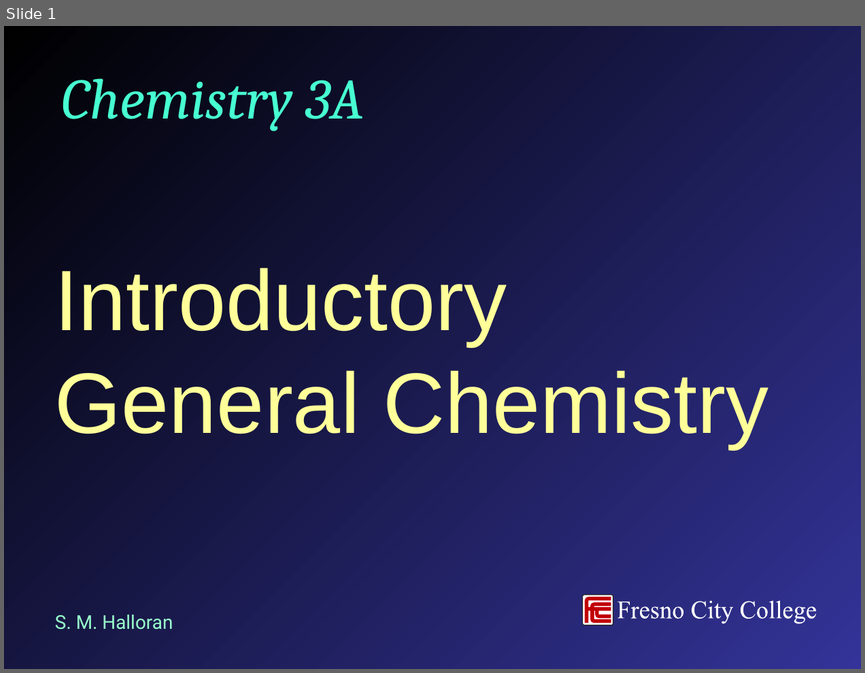
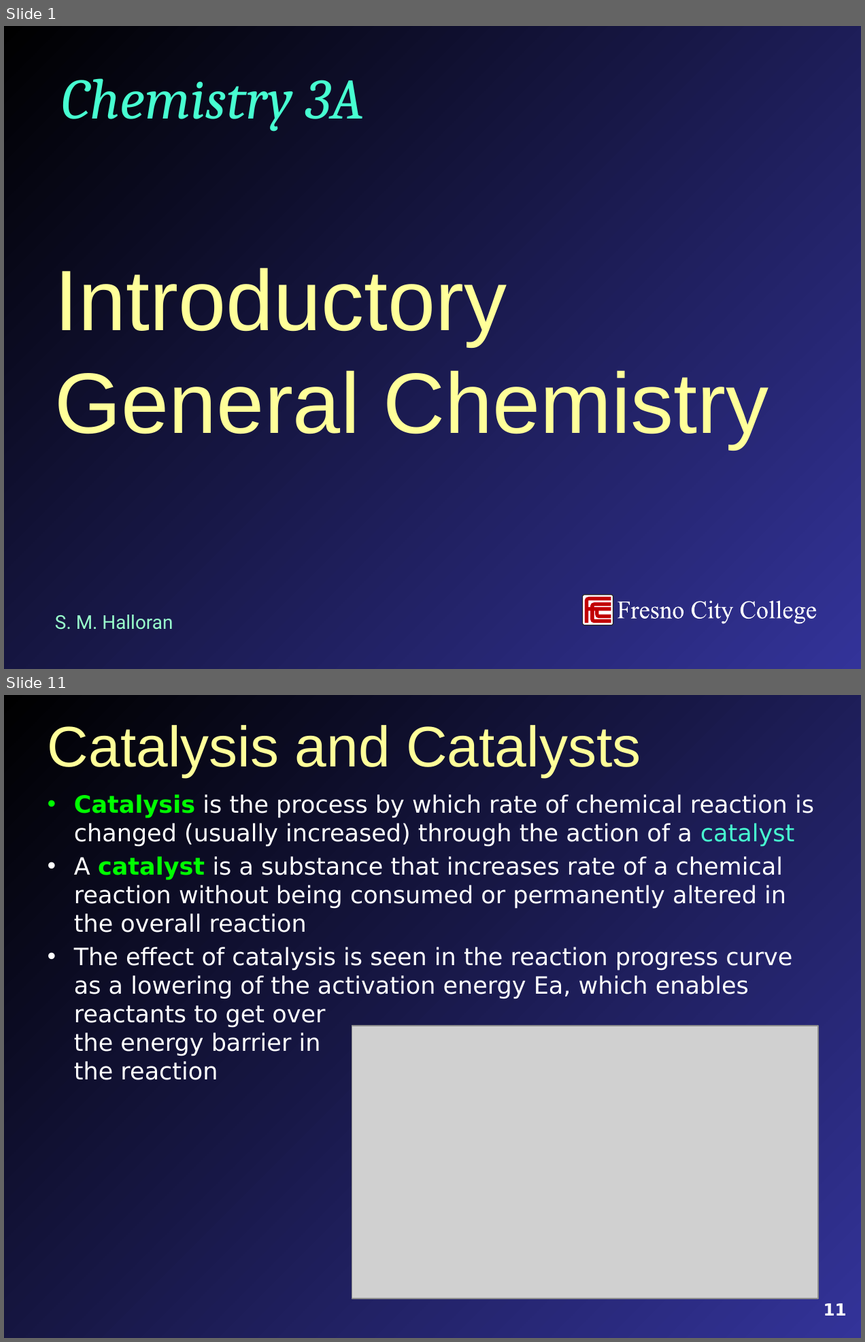
Before and after one commit to mavigozler/mavigozler.github.io, a slide deck: Teaching/Chemistry/Lecture Slides/FCC Chem 3A Chap 13 Content.pptx. Shown one above the other, each under a label of ours: slide 1 before the commit, slides 1 and 11 after it; the slides between them are not shown. The pictures are 865x673 and 865x1342 pixels, drawn with LibreOffice and Linux fonts; fonts in the diff are those of the drawing; grey boxes stand for pictures. Boxes give left, top, right and bottom in pixels: in the first picture for what was removed or moved away, otherwise in the second. Text is boxed around its words. In the diff, an @@ line names an element or a change of style, - is before the commit and + after.

```diff
--- a/Teaching/Chemistry/Lecture Slides/FCC Chem 3A Chap 13 Content.pptx
+++ b/Teaching/Chemistry/Lecture Slides/FCC Chem 3A Chap 13 Content.pptx
@@ slide 11 added at box(4, 695, 861, 1338), background gradient #000000 to #333399 @@
@@ title added at box(48, 725, 640, 777), 48 pt, text #FFFF99 @@
+Catalysis and Catalysts
@@ text added at box(74, 794, 814, 1080), 20 pt, text #FFFFFF @@
+• Catalysis is the process by which rate of chemical reaction is changed (usually increased) through the action of a catalyst
+• A catalyst is a substance that increases rate of a chemical reaction without being consumed or permanently altered in the overall reaction
+• The effect of catalysis is seen in the reaction progress curve as a lowering of the activation energy Ea, which enables reactants to get over
+  the energy barrier in
+  the reaction
@@ picture added at box(352, 1025, 818, 1298) @@
@@ page number added at box(823, 1303, 847, 1315), 14 pt, text #FFFFFF, bold @@
+11
```
Also in this commit, not shown: 13 slides changed, 15 other slides added, 6 slides removed, 8 other files.
